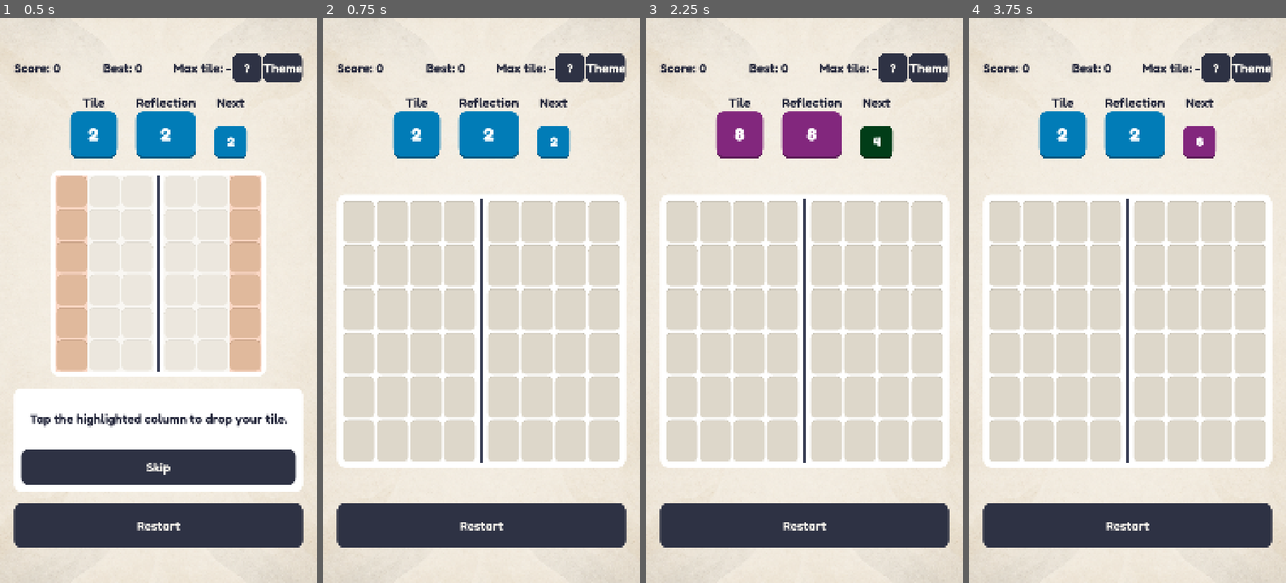
Above: before the commit, frames 1-4 (left to right).
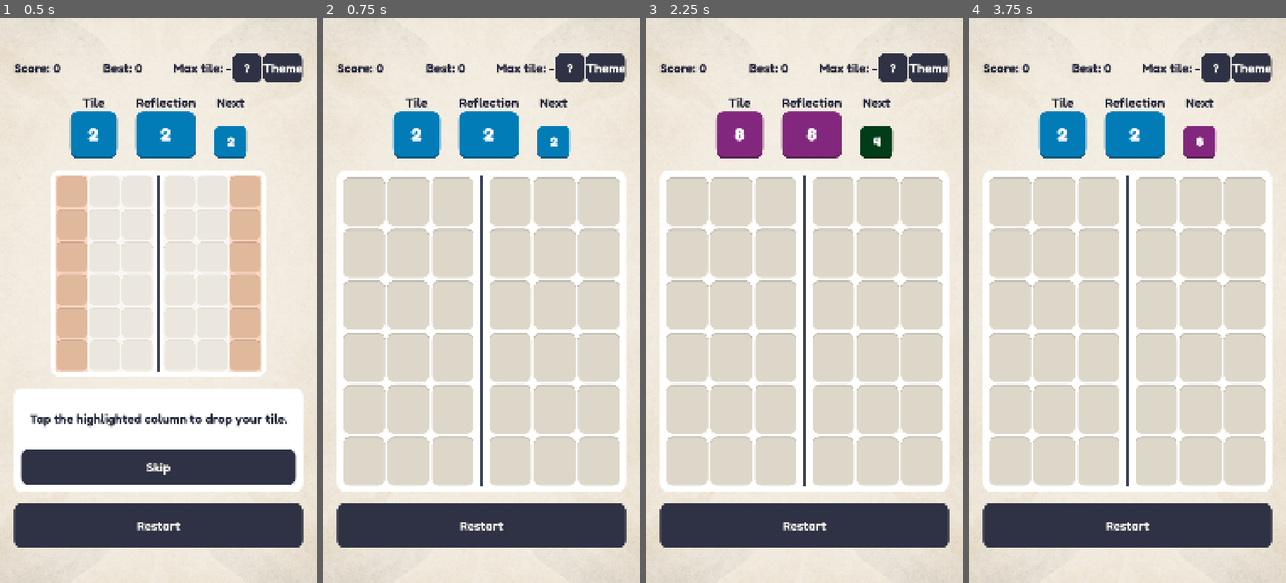
Above: after the commit, the same moments.

Repository: bpinto03/Doppel
Game: Godot game, scene res://scenes/main.tscn
The game is run twice, just before and just after one commit, with the same random seed, the same clock (stepped at 60 frames per second) and the same inputs.
Inputs:
- Up to frame 1 (0.5 s): no input
- Up to frame 2 (0.75 s): click "Restart" at 0.5 s
- Up to frame 3 (2.25 s): click "Restart" at 1.25 s; click "Restart" at 2 s
- Up to frame 4 (3.75 s): click "?" at 2.75 s; click "Skip" at 3.5 s

Frame 1 is identical in both runs. In frame 2, 14% of the frame differs, in the area x 4-96%, y 27-84%; in frame 3, 14%; in frame 4, 14%.

Commit message:
chore: play with three columns per side

Diff:
--- a/data/balancing.tres
+++ b/data/balancing.tres
@@ -23,7 +23,7 @@
 
 [resource]
 script = ExtResource("1_config")
-column_count_per_side = 4
+column_count_per_side = 3
 row_count = 6
 max_tile_level = 12
 spawn_weight_tiers = Array[ExtResource("2_tier")]([SubResource("Resource_start_tier"), SubResource("Resource_advanced_tier")])
Not shown, changed: docs/balancing.md
